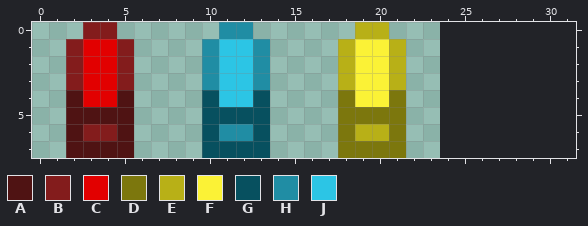
Pixel-art sprite: MyProject/Assets/Grapics/Bullet.png. Above is the file before it was changed.
The file is 24x8 pixels. The old version is drawn lined up with the new one, on the new canvas.
Palette (. is transparent): A #4f1313  B #831c1c  C #e20000  D #7c770d  E #b8b017  F #fbf236  G #07505f  H #208da4  J #2cc5e5
Pixels before, first column x 2:
0 .BB......HH......EE.
1 BCCB....HJJH....EFFE
2 BCCB....HJJH....EFFE
3 BCCB....HJJH....EFFE
4 ACCA....GJJG....DFFD
5 AAAA....GGGG....DDDD
6 ABBA....GHHG....DEED
7 AAAA....GGGG....DDDD
After the commit:
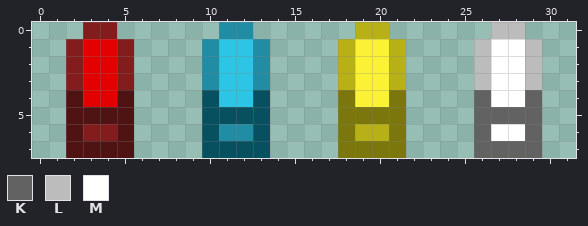
Colours new in this view: K #626262  L #bcbcbc  M #ffffff
The exact change:
{"change": "canvas 24x8 -> 32x8"}
{"y":0,"x":27,"old":"..","new":"LL"}
{"y":1,"x":26,"old":"....","new":"LMML"}
{"y":2,"x":26,"old":"....","new":"LMML"}
{"y":3,"x":26,"old":"....","new":"LMML"}
{"y":4,"x":26,"old":"....","new":"KMMK"}
{"y":5,"x":26,"old":"....","new":"KKKK"}
{"y":6,"x":26,"old":"....","new":"KMMK"}
{"y":7,"x":26,"old":"....","new":"KKKK"}
